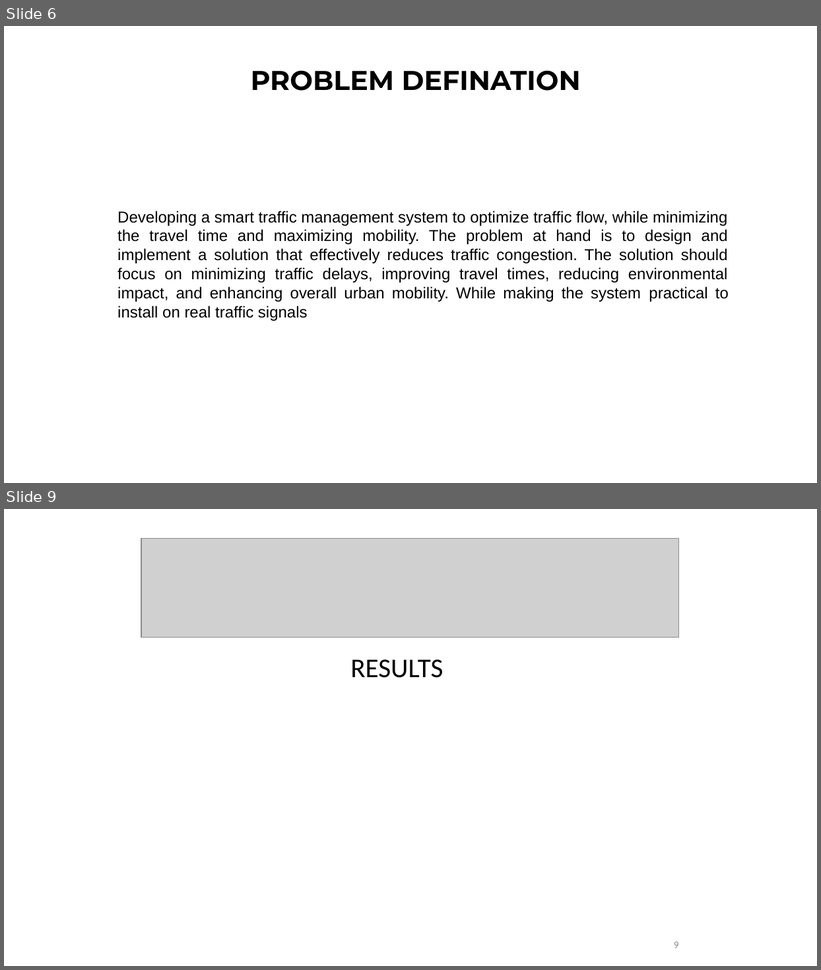
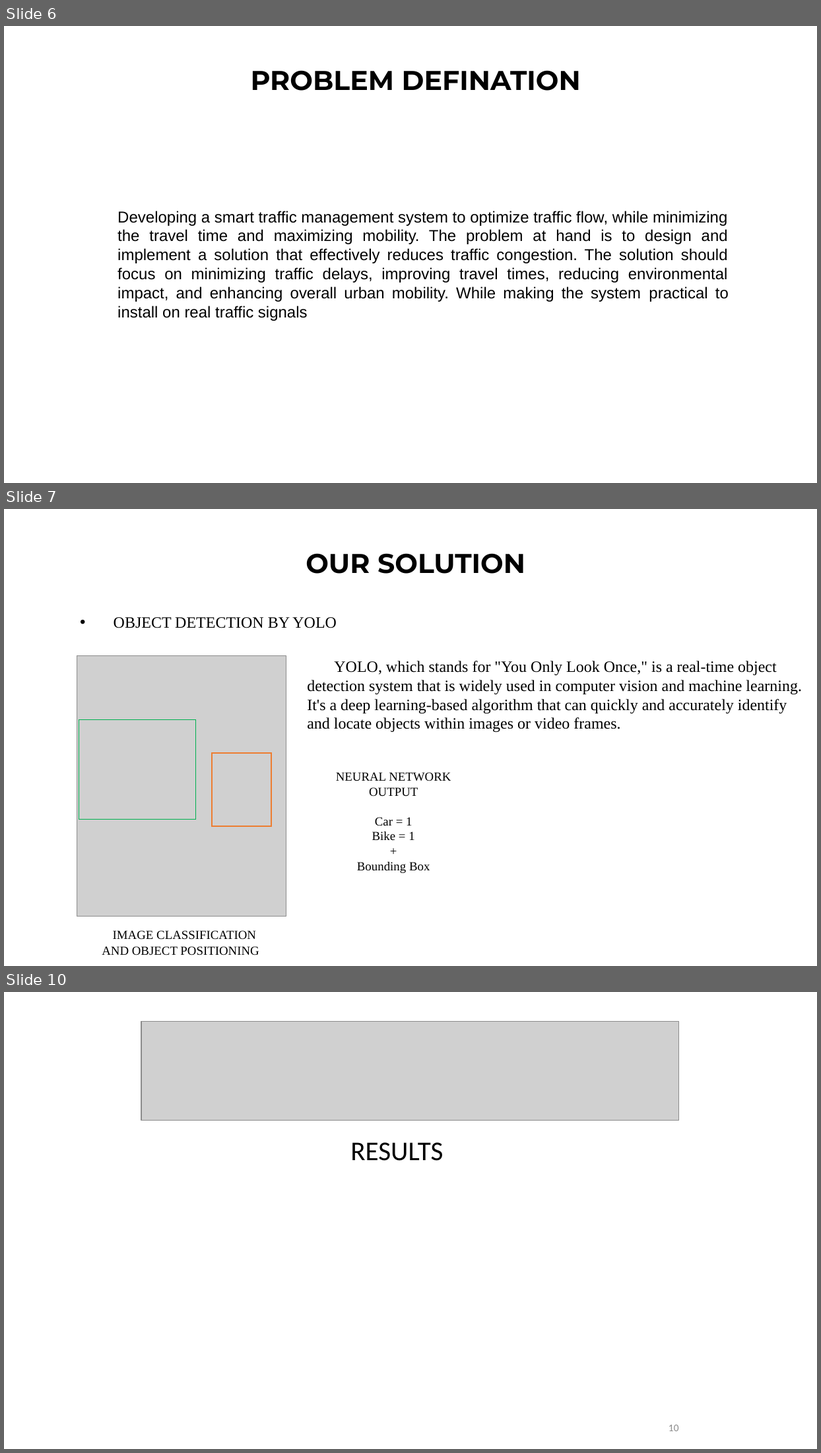
Before and after one commit to Vaibhav-Magadum/MiniProject, a slide deck: Presentation/Presentation_FINAL_DRAFT.pptx. Shown one above the other, each under a label of ours: slides 6 and 9 before the commit, slides 6, 7 and 10 after it; the slides between them are not shown. The pictures are 821x970 and 821x1453 pixels, drawn with LibreOffice and Linux fonts; fonts in the diff are those of the drawing; grey boxes stand for pictures. Boxes give left, top, right and bottom in pixels: in the first picture for what was removed or moved away, otherwise in the second. Text is boxed around its words. In the diff, an @@ line names an element or a change of style, - is before the commit and + after.

```diff
--- a/Presentation/Presentation_FINAL_DRAFT.pptx
+++ b/Presentation/Presentation_FINAL_DRAFT.pptx
@@ slide 7 added at (4, 509, 817, 966), background #FFFFFF @@
@@ title added at (306, 553, 525, 574), 24 pt, text #000000, bold @@
+OUR SOLUTION
@@ text added at (114, 617, 337, 628), 14 pt, text #000000 @@
+• OBJECT DETECTION BY YOLO
@@ picture added at (77, 656, 286, 917) @@
@@ text added at (307, 661, 802, 733), 14 pt, text #000000 @@
+YOLO, which stands for "You Only Look Once," is a real-time object detection system that is widely used in computer vision and machine learning. It's a deep learning-based algorithm that can quickly and accurately identify and locate objects within images or video frames.
@@ rectangle added at (79, 720, 196, 820), outline #00B050 0.75 pt @@
@@ rectangle added at (212, 753, 271, 826), outline #ED7D31 1 pt @@
@@ text added at (336, 772, 451, 873), 11 pt, text #000000 @@
+NEURAL NETWORK OUTPUT
+Car = 1
+Bike = 1
++
+Bounding Box
@@ text added at (102, 931, 259, 956), 11 pt, text #000000 @@
+IMAGE CLASSIFICATION AND OBJECT POSITIONING
@@ what was slide 9 is now slide 10 @@
@@ page number at (669, 1425, 679, 1432): text changed @@
-9
+10
```
Also in this commit, not shown: 1 slide changed, 1 other slide added, 1 slide removed, 1 other file.
